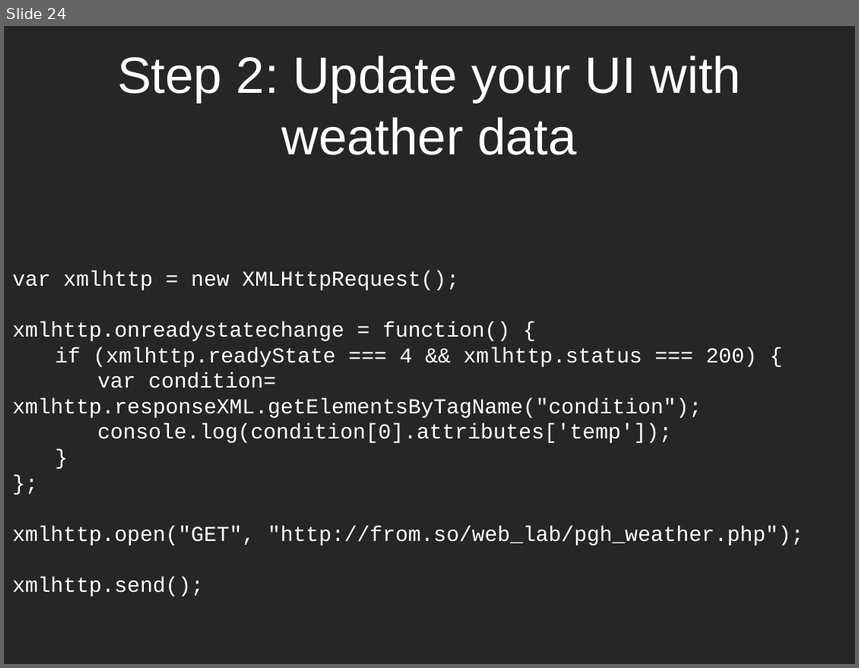
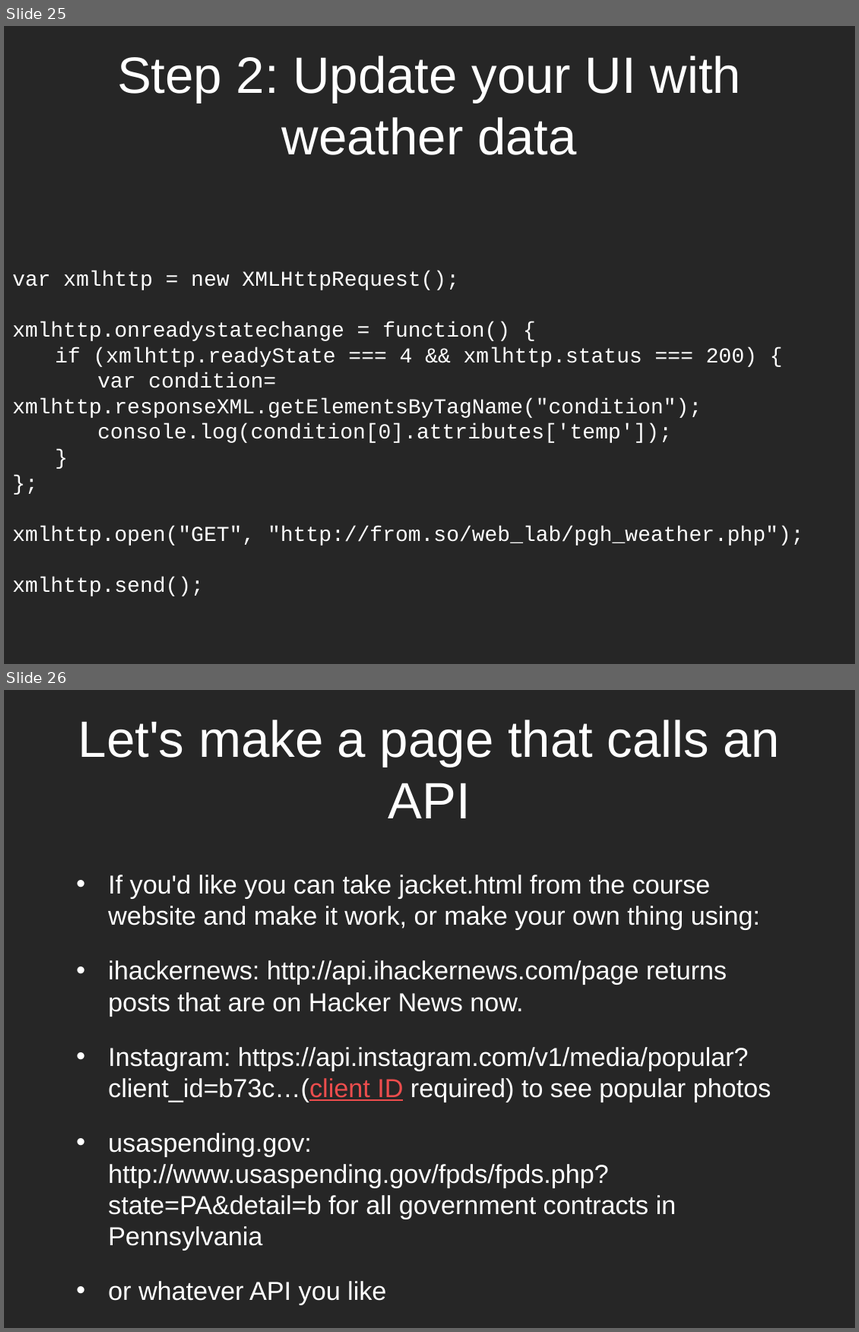
Before and after one commit to dantasse/ssuiweb2014, a slide deck: week08/week08.pptx. Shown one above the other, each under a label of ours: slide 24 before the commit, slides 25 and 26 after it. The pictures are 859x668 and 859x1332 pixels, drawn with LibreOffice and Linux fonts; fonts in the diff are those of the drawing. Boxes give left, top, right and bottom in pixels: in the first picture for what was removed or moved away, otherwise in the second. Text is boxed around its words. In the diff, an @@ line names an element or a change of style, - is before the commit and + after.

```diff
--- a/week08/week08.pptx
+++ b/week08/week08.pptx
@@ slide 26 added at box(4, 690, 855, 1328), background #262626 @@
@@ title added at box(78, 720, 781, 818), 43.2 pt, text #FFFFFF @@
+Let's make a page that calls an API
@@ text added at box(108, 875, 772, 1251), 22 pt, text #FFFFFF @@
+• If you'd like you can take jacket.html from the course website and make it work, or make your own thing using:
+• ihackernews: http://api.ihackernews.com/page returns posts that are on Hacker News now.
+• Instagram: https://api.instagram.com/v1/media/popular?client_id=b73c…(client ID required) to see popular photos
+• usaspending.gov: http://www.usaspending.gov/fpds/fpds.php?state=PA&detail=b for all government contracts in Pennsylvania
+• or whatever API you like
@@ what was slide 24 is now slide 25 @@
```
Also in this commit, not shown: 2 slides changed, 1 other slide added, 32 slides removed, 2 other files.
